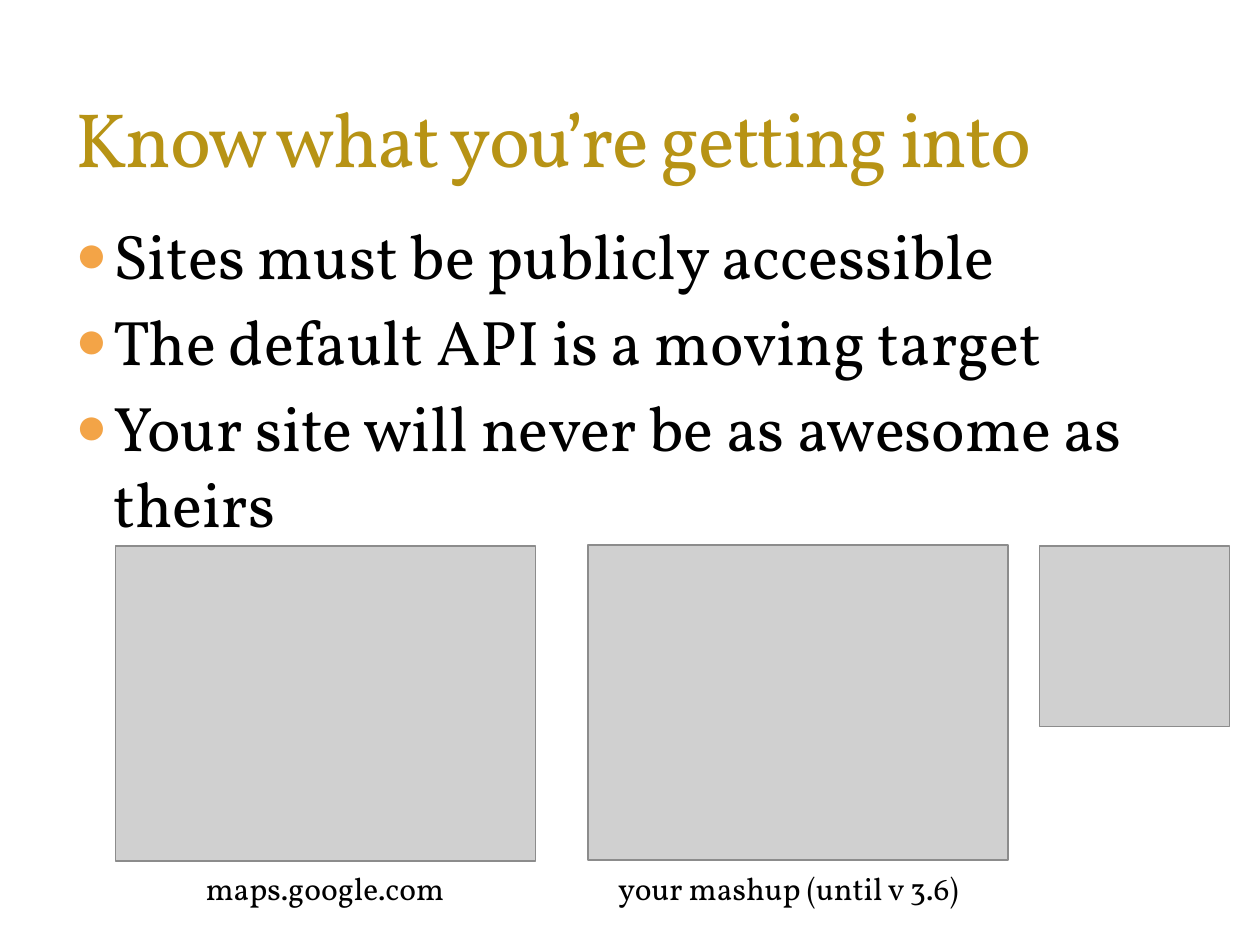
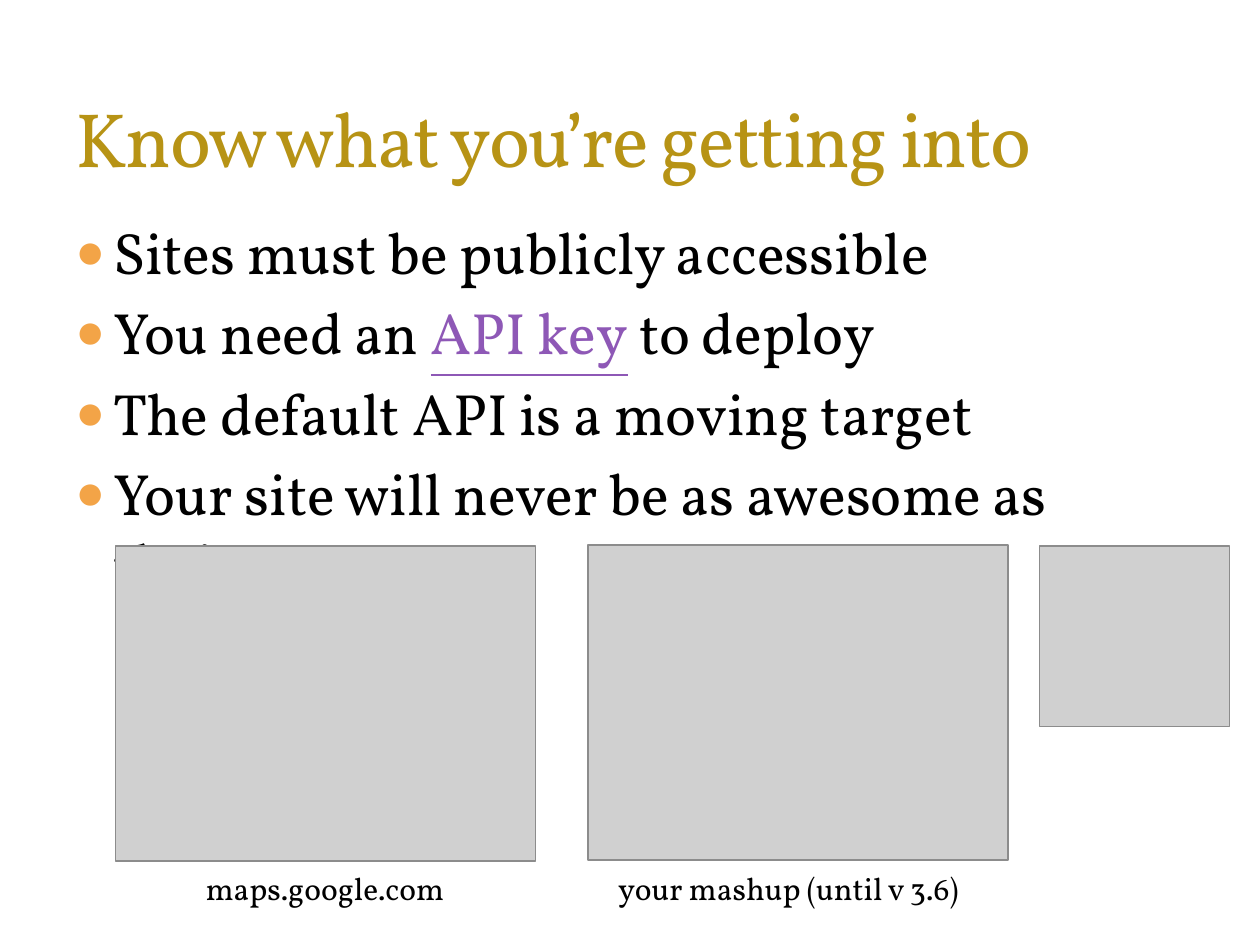
Before and after one commit to mmdolbow/mmdmapsdev, a slide deck: slide 5 of Intro.pptx. Drawn at 1260x945 pixels with LibreOffice and Linux fonts; fonts in the diff are those of the drawing; grey boxes stand for pictures; background and template pictures are left out. Boxes give left, top, right and bottom in pixels: in the first picture for what was removed or moved away, otherwise in the second. Text is boxed around its words. In the diff, an @@ line names an element or a change of style, - is before the commit and + after.

```diff
--- a/Intro.pptx
+++ b/Intro.pptx
@@ text at bbox=[113, 232, 1047, 611]: size 36 to 33.3 pt in "Sites must be publicly accessible", "The default API is a moving target", "Your site will never be as awesome ..." @@
@@ text at bbox=[113, 312, 875, 376]: paragraph added @@
+● You need an API key to deploy
```
Also in this commit, not shown: 1 other file.
